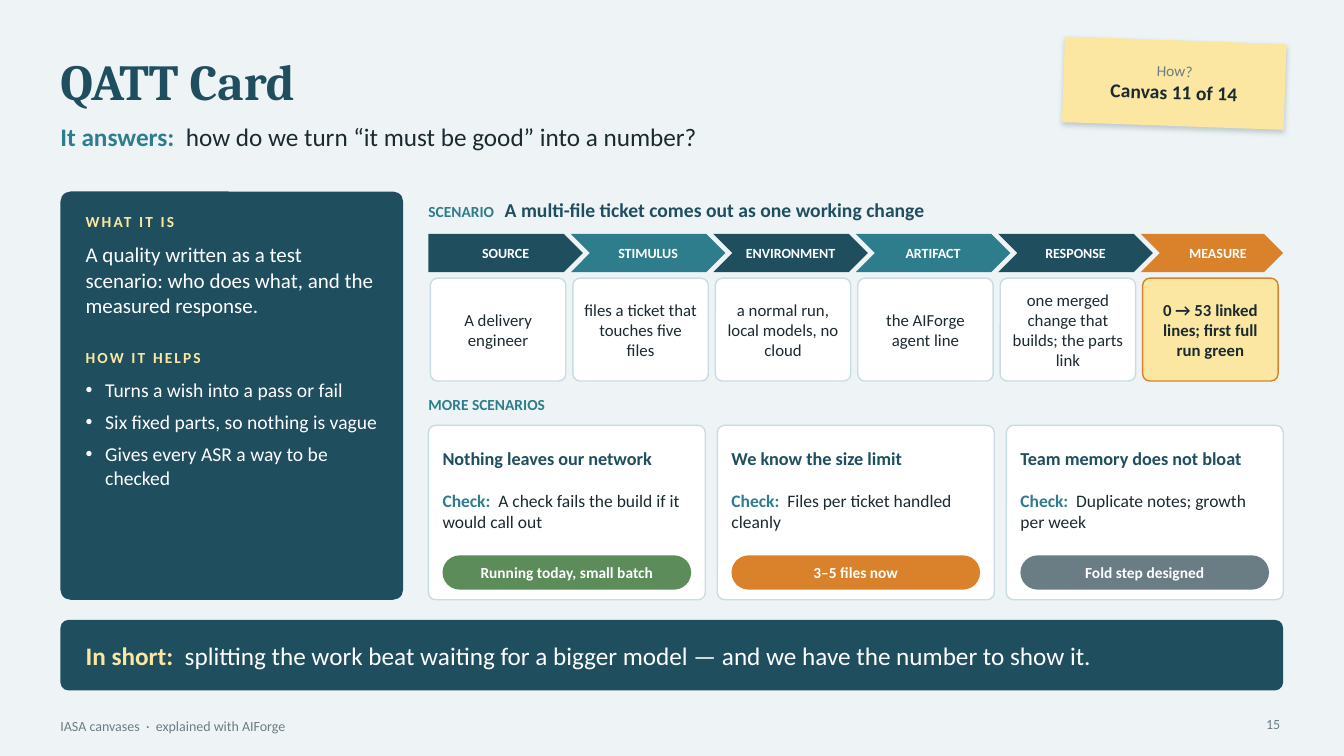
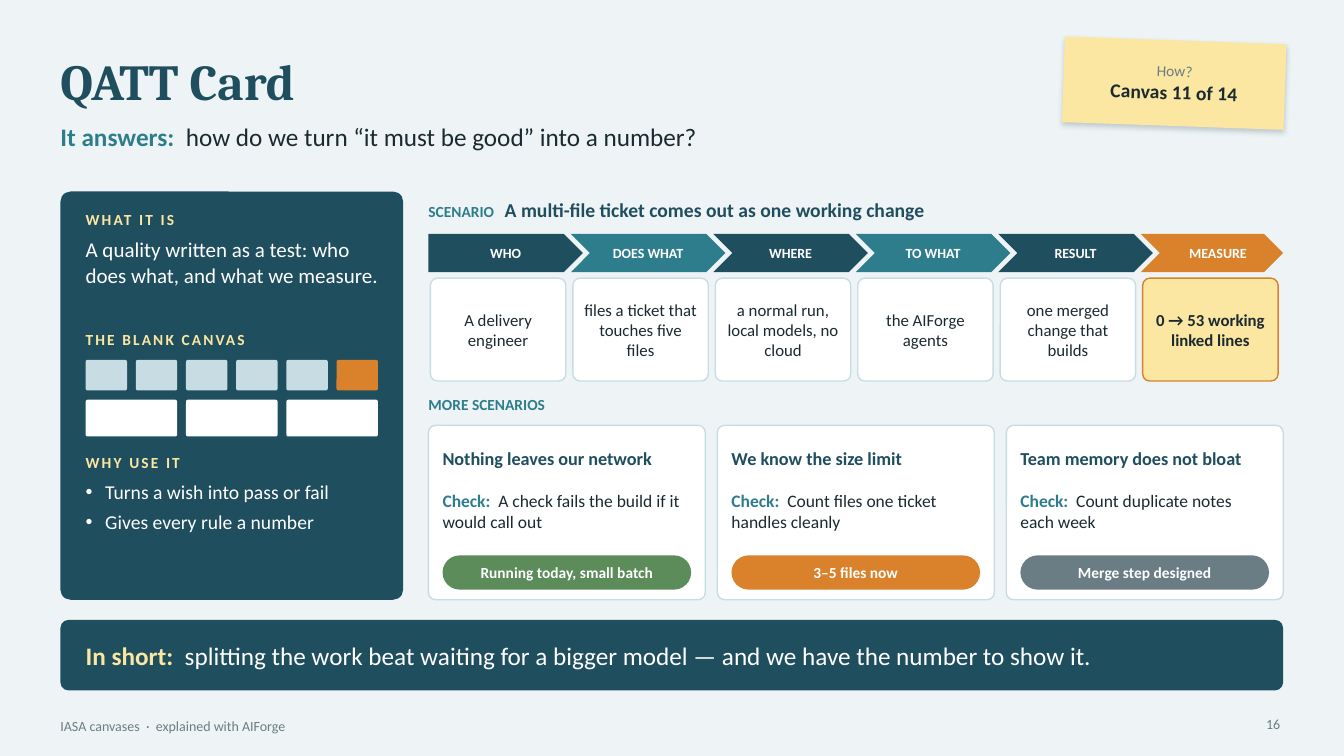
Before and after one commit to Manikanta-Reddy-Pasala/tools, a slide deck: slide 16 of course/iasa-aiforge/IASA-Canvases-with-AIForge.pptx (slide 15 before the commit). Drawn at 1344x756 pixels with LibreOffice and Linux fonts; fonts in the diff are those of the drawing. Boxes give left, top, right and bottom in pixels: in the first picture for what was removed or moved away, otherwise in the second. Text is boxed around its words. In the diff, an @@ line names an element or a change of style, - is before the commit and + after.

```diff
--- a/course/iasa-aiforge/IASA-Canvases-with-AIForge.pptx
+++ b/course/iasa-aiforge/IASA-Canvases-with-AIForge.pptx
@@ text "WHAT IT IS": place and size @@
-text "WHAT IT IS" at bbox=[86, 212, 378, 240]
+text "WHAT IT IS" at bbox=[86, 210, 378, 236]
@@ text at bbox=[86, 242, 377, 286]: text changed @@
-A quality written as a test scenario: who does what, and the measured response.
+A quality written as a test: who does what, and what we measure.
@@ text at bbox=[490, 249, 521, 258]: text changed @@
-SOURCE
+WHO
@@ text at bbox=[613, 249, 684, 258]: text changed @@
-STIMULUS
+DOES WHAT
@@ text at bbox=[769, 249, 812, 258]: text changed @@
-ENVIRONMENT
+WHERE
@@ text at bbox=[906, 249, 961, 258]: text changed @@
-ARTIFACT
+TO WHAT
@@ text at bbox=[1055, 249, 1097, 258]: text changed @@
-RESPONSE
+RESULT
@@ text at bbox=[886, 314, 965, 349]: text changed @@
-the AIForge agent line
+the AIForge agents
@@ text at bbox=[1027, 304, 1109, 356]: text changed @@
-one merged change that builds; the parts link
+one merged change that builds
@@ text at bbox=[1156, 314, 1264, 346]: text changed @@
-0 → 53 linked lines; first full run green
+0 → 53 working linked lines
@@ text removed at bbox=[86, 353, 201, 363] @@
-HOW IT HELPS
@@ text added at bbox=[86, 331, 378, 357], 11 pt, text #FBE7A1, bold @@
+THE BLANK CANVAS
@@ rounded rectangle added at bbox=[86, 360, 127, 390], fill #C8DDE3 @@
@@ rounded rectangle added at bbox=[136, 360, 177, 390], fill #C8DDE3 @@
@@ rounded rectangle added at bbox=[187, 360, 228, 390], fill #C8DDE3 @@
@@ rounded rectangle added at bbox=[236, 360, 277, 390], fill #C8DDE3 @@
@@ rounded rectangle added at bbox=[286, 360, 328, 390], fill #C8DDE3 @@
@@ rounded rectangle added at bbox=[337, 360, 378, 390], fill #D9822B @@
@@ rounded rectangle added at bbox=[86, 400, 177, 437], fill #FFFFFF @@
@@ rounded rectangle added at bbox=[187, 400, 278, 437], fill #FFFFFF @@
@@ rounded rectangle added at bbox=[286, 400, 378, 437], fill #FFFFFF @@
@@ text added at bbox=[86, 458, 180, 468], 11 pt, text #FBE7A1, bold @@
+WHY USE IT
@@ text at bbox=[105, 485, 329, 532]: text changed @@
-• Turns a wish into a pass or fail
-• Six fixed parts, so nothing is vague
-• Gives every ASR a way to be checked
+• Turns a wish into pass or fail
+• Gives every rule a number
@@ text at bbox=[731, 494, 937, 531]: text changed @@
-Check: Files per ticket handled cleanly
+Check: Count files one ticket handles cleanly
@@ text at bbox=[1020, 494, 1232, 528]: text changed @@
-Check: Duplicate notes; growth per week
+Check: Count duplicate notes each week
@@ text at bbox=[1078, 567, 1212, 581]: text changed @@
-Fold step designed
+Merge step designed
@@ page number at bbox=[1266, 719, 1280, 729]: text changed @@
-15
+16
```
Also in this commit, not shown: 15 other slides changed, 1 slide added, 3 other files.
